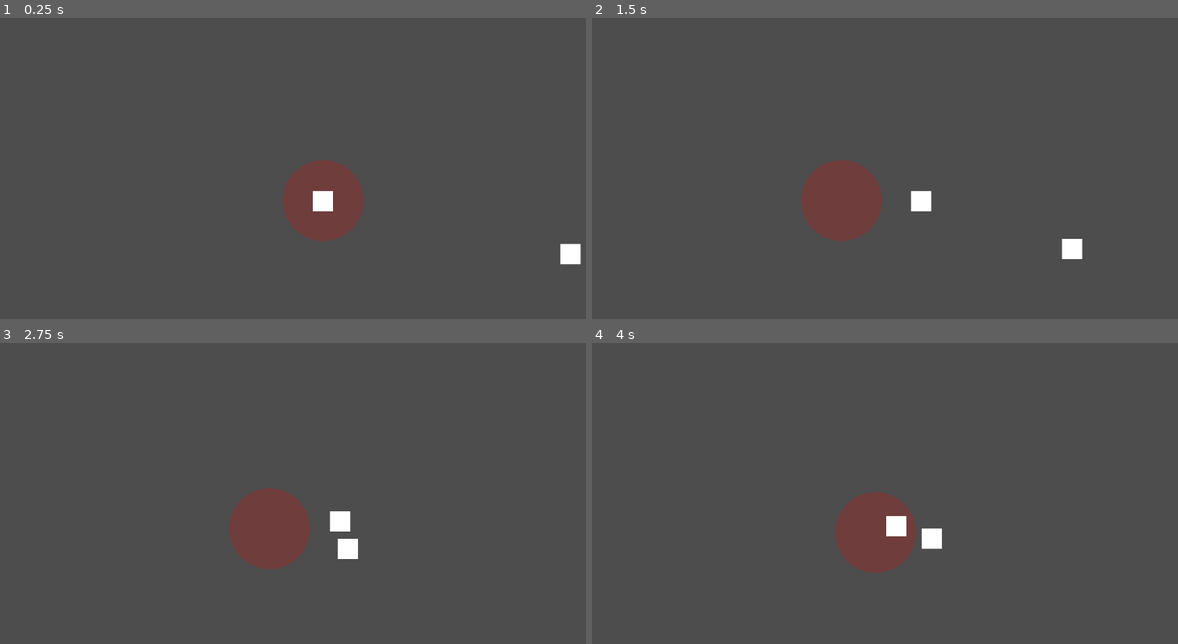
Above: before the commit, frames 1-4 (two rows, left to right).
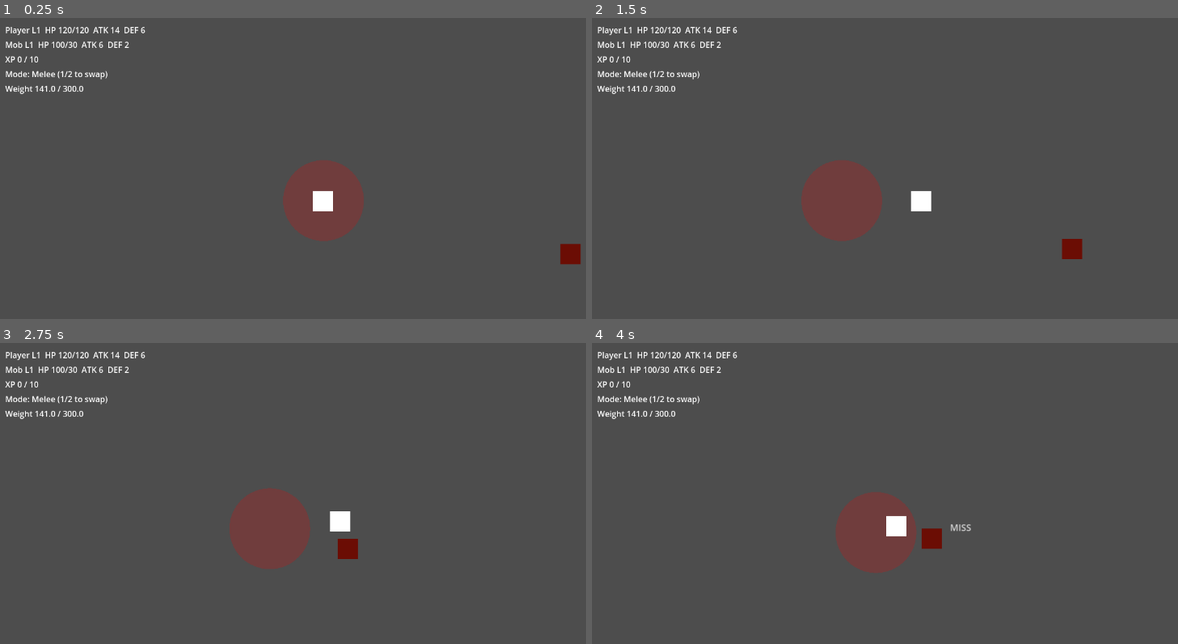
Above: after the commit, the same moments.

Repository: Riot2Code/stat-driven-combat-core
Game: Godot game, scene res://scenes/Main.tscn
Two runs of this game, one before a commit and one after it. Both use one fixed random seed, a clock stepped at 60 frames per second and the inputs below. The engine's default icon, where the game draws it, is replaced by a stand-in: a white triangle on a blue panel in a dark square.
Inputs (mouse positions are in pixels of both pictures, inside the frame that each line leads up to):
- Up to frame 1 (0.25 s): no input
- Up to frame 2 (1.5 s): tap Enter at 0.5 s; move the mouse to (1054, 180) at 0.52 s; hold D (move_right) 0.53-1.25 s; hold Space (attack) 0.53-1.25 s; click (1054, 180) at 0.67 s; drag from (785, 219) to (885, 273) at 1.27 s
- Up to frame 3 (2.75 s): move the mouse to (386, 445) at 2.02 s; hold D (move_right) from 2.03 s (still down); hold 1 (attack_mode_1) from 2.03 s (still down); click (386, 445) at 2.17 s; tap Space (attack) at 2.3 s
- Up to frame 4 (4 s): release D (move_right) at 2.75 s; release 1 (attack_mode_1) at 2.75 s; drag from (885, 598) to (720, 469) at 2.77 s; move the mouse to (1107, 580) at 3.52 s; hold A (move_left) from 3.53 s (still down); hold Q (drop_test) from 3.53 s (still down); click (1107, 580) at 3.67 s; tap Space (attack) at 3.8 s

The runs differ from the first frame. In frame 1, 1.1% of the frame differs, in the area x 0-100%, y 2-82%; in frame 2, 1.1%; in frame 3, 1.1%; in frame 4, 1.1%, in the area x 0-65%, y 2-69%.

Commit message:
More systems
- added Targeting system

- added floating damage numbers

Diff:
--- a/project.godot
+++ b/project.godot
@@ -19,6 +19,10 @@
 
 window/size/viewport_width=1280
 window/size/viewport_height=720
+
+[global_group]
+
+targetable="Highlights the targeted NPC or PC"
 
 [input]
 
--- /dev/null
+++ b/scenes/FloatingText.tscn
@@ -0,0 +1,7 @@
+[gd_scene load_steps=2 format=3]
+
+[ext_resource type="Script" path="res://scripts/ui/floating_text.gd" id="1"]
+
+[node name="FloatingText" type="Label"]
+script = ExtResource("1")
+text = ""
--- /dev/null
+++ b/scenes/HUD.tscn
@@ -0,0 +1,44 @@
+[gd_scene load_steps=2 format=3 uid="uid://brqbx1aol2srb"]
+
+[ext_resource type="Script" uid="uid://b3k0m5i73uudr" path="res://scripts/ui/hud.gd" id="1"]
+
+[node name="HUD" type="CanvasLayer"]
+script = ExtResource("1")
+
+[node name="Margin" type="MarginContainer" parent="."]
+anchors_preset = 15
+anchor_right = 1.0
+anchor_bottom = 1.0
+offset_left = 12.0
+offset_top = 12.0
+offset_right = -12.0
+offset_bottom = -12.0
+
+[node name="VBox" type="VBoxContainer" parent="Margin"]
+layout_mode = 2
+theme_override_constants/separation = 6
+
+[node name="PlayerLabel" type="Label" parent="Margin/VBox"]
+unique_name_in_owner = true
+layout_mode = 2
+text = "Player"
+
+[node name="MobLabel" type="Label" parent="Margin/VBox"]
+unique_name_in_owner = true
+layout_mode = 2
+text = "Mob"
+
+[node name="XpLabel" type="Label" parent="Margin/VBox"]
+unique_name_in_owner = true
+layout_mode = 2
+text = "XP"
+
+[node name="ModeLabel" type="Label" parent="Margin/VBox"]
+unique_name_in_owner = true
+layout_mode = 2
+text = "Mode"
+
+[node name="WeightLabel" type="Label" parent="Margin/VBox"]
+unique_name_in_owner = true
+layout_mode = 2
+text = "Weight"
--- a/scenes/Main.tscn
+++ b/scenes/Main.tscn
@@ -12,6 +12,8 @@
 [ext_resource type="Resource" uid="uid://dwe2va38w17rc" path="res://scripts/combat/resources/ranged.tres" id="6_wp0k4"]
 [ext_resource type="Resource" uid="uid://dmfljggpj5bun" path="res://scripts/combat/resources/mob_stats.tres" id="7_jlsqs"]
 [ext_resource type="Script" uid="uid://dt8k8tk0pn2vj" path="res://scripts/mob_ai.gd" id="7_nxtc6"]
+[ext_resource type="PackedScene" uid="uid://brqbx1aol2srb" path="res://scenes/HUD.tscn" id="8_hud"]
+[ext_resource type="Script" uid="uid://dycc2yschclmw" path="res://scripts/targeting.gd" id="11_mwfav"]
 
 [sub_resource type="CircleShape2D" id="CircleShape2D_vcsgt"]
 radius = 29.0
@@ -21,12 +23,13 @@
 
 [node name="Main" type="Node2D"]
 
-[node name="CombatWorld" type="Node2D" parent="."]
+[node name="CombatWorld" type="Node2D" parent="." groups=["targetable"]]
 position = Vector2(817, 235)
 script = ExtResource("2_jlsqs")
 player_path = NodePath("../Entities/PlayerBody")
 mob_path = NodePath("../Entities/MobBody")
 resolver_path = NodePath("CombatResolver")
+vfx_parent_path = NodePath("../Entities")
 
 [node name="CombatResolver" type="Node" parent="CombatWorld"]
 script = ExtResource("2_resolver")
@@ -57,12 +60,16 @@
 position = Vector2(-2, -1)
 position_smoothing_enabled = true
 
-[node name="MobBody" type="CharacterBody2D" parent="Entities"]
+[node name="Targeting" type="Node" parent="Entities/PlayerBody"]
+script = ExtResource("11_mwfav")
+
+[node name="MobBody" type="CharacterBody2D" parent="Entities" groups=["targetable"]]
 position = Vector2(156, 73)
+input_pickable = true
 script = ExtResource("7_nxtc6")
 stats = ExtResource("7_jlsqs")
 
-[node name="CollisionShape2D" type="CollisionShape2D" parent="Entities/MobBody"]
+[node name="CollisionShape2D" type="CollisionShape2D" parent="Entities/MobBody" groups=["targetable"]]
 position = Vector2(-2, 2)
 shape = SubResource("CircleShape2D_c01mt")
 
@@ -71,3 +78,9 @@
 offset_top = -18.0
 offset_right = 19.0
 offset_bottom = 22.0
+color = Color(0.4203922, 0.052694984, 0.017462365, 1)
+
+[node name="HUD" parent="." instance=ExtResource("8_hud")]
+player_path = NodePath("../Entities/PlayerBody")
+mob_path = NodePath("../Entities/MobBody")
+arena_path = NodePath("../CombatWorld")
--- a/scripts/actor.gd
+++ b/scripts/actor.gd
@@ -11,3 +11,13 @@
 
 func is_dead() -> bool:
 	return stats.is_dead()
+
+func flash_hit(duration: float = 0.08) -> void:
+	# Assumes a child ColorRect named 'ColorRect' (matches current scenes).
+	var rect := get_node_or_null("ColorRect")
+	if rect == null:
+		return
+	var old = rect.modulate
+	rect.modulate = Color(1, 0.35, 0.35, 1)
+	var t := create_tween()
+	t.tween_property(rect, "modulate", old, duration)
--- a/scripts/arena.gd
+++ b/scripts/arena.gd
@@ -1,20 +1,30 @@
+#scripts/arena.gd
 extends Node2D
 
 @export var player_path: NodePath
 @export var mob_path: NodePath
 @export var resolver_path: NodePath
+@export var vfx_parent_path: NodePath
 
 @onready var player: PlayerController = get_node_or_null(player_path)
 @onready var mob: MobAI = get_node_or_null(mob_path)
 @onready var resolver: CombatResolver = get_node_or_null(resolver_path)
+@onready var _vfx_parent: Node = get_node_or_null(vfx_parent_path)
+
+
 
 var xp: int = 0
 var xp_to_next: int = 10
+
+const FloatingTextScene := preload("res://scenes/FloatingText.tscn")
 
 func _ready() -> void:
 	if player == null or mob == null or resolver == null:
 		push_error("Arena wiring is missing. Check NodePaths.")
 		return
+
+	if _vfx_parent == null:
+		_vfx_parent = get_tree().current_scene
 
 	mob.set_target(player)
 	print("Arena ready. Kite and press SPACE to attack.")
@@ -54,6 +64,16 @@
 
 	var result: CombatResult = resolver.resolve_attack(player.stats, mob.stats, profile)
 	print("%s | %s" % [profile.display_name, result.summary()])
+
+	# --- Toy fun layer: immediate feedback ---
+	if result.hit:
+		mob.flash_hit()
+		if result.crit:
+			_spawn_floating_text(mob.global_position + Vector2(0, -24), str(-result.damage), "crit")
+		else:
+			_spawn_floating_text(mob.global_position + Vector2(0, -24), str(-result.damage), "hit")
+	else:
+		_spawn_floating_text(mob.global_position + Vector2(0, -24), "MISS", "miss")
 
 	if mob.is_dead():
 		_on_mob_killed()
@@ -120,3 +140,11 @@
 		profile.range,
 		Color(1, 0, 0, 0.2)
 	)
+
+func _spawn_floating_text(world_pos: Vector2, msg: String, kind: String) -> void:
+	if FloatingTextScene == null:
+		return
+	var ft = FloatingTextScene.instantiate()
+	_vfx_parent.add_child(ft)
+	ft.global_position = world_pos
+	ft.popup(msg, kind)
--- a/scripts/player_controller.gd
+++ b/scripts/player_controller.gd
@@ -3,6 +3,9 @@
 extends Actor
 
 @export var move_speed: float = 220.0
+
+# Targeting system
+@onready var targeting: Targeting = $Targeting
 
 # Weight system
 @export var max_weight: float = 300.0
@@ -17,6 +20,7 @@
 # Attack modes (drag AttackProfile .tres files into this array)
 @export var attacks: Array[AttackProfile] = []
 var attack_index: int = 0
+
 
 func _ready() -> void:
 	super._ready()
@@ -45,6 +49,15 @@
 	if a != null:
 		print("Attack mode:", a.display_name)
 
+func _unhandled_input(event: InputEvent) -> void:
+	if event is InputEventMouseButton and event.button_index == MOUSE_BUTTON_LEFT and event.pressed:
+		#print("CLICK:", get_global_mouse_position())
+		var clicked := _pick_target_at_mouse()
+		if clicked:
+			targeting.set_target(clicked)
+		else:
+			targeting.clear_target()
+
 func _physics_process(_delta: float) -> void:
 	var ratio: float = 0.0
 	if max_weight > 0.0:
@@ -68,3 +81,28 @@
 	if ratio <= 1.0:
 		return 0.65
 	return 0.35
+
+#Helper
+func _pick_target_at_mouse() -> Node:
+	var space := get_world_2d().direct_space_state
+	var pos := get_global_mouse_position()
+
+	var params := PhysicsPointQueryParameters2D.new()
+	params.position = pos
+	params.collide_with_areas = true
+	params.collide_with_bodies = true
+
+	var hits := space.intersect_point(params, 16)
+	#print("HITS:", hits.size())
+
+	for h in hits:
+		var c = h.get("collider")
+		#print("COLLIDER:", c, " groups:", c.get_groups())
+		if c and c.is_in_group("targetable"):
+			# If you clicked a child collider, walk up until the grouped parent
+			var n: Node = c
+			while n and not n.is_in_group("targetable"):
+				n = n.get_parent()
+			return n if n else c
+
+	return null
--- /dev/null
+++ b/scripts/targeting.gd
@@ -0,0 +1,32 @@
+# scripts/targeting.gd
+class_name Targeting
+extends Node
+
+signal target_changed(new_target: Node)
+
+var current_target: Node = null
+func set_target(t: Node) -> void:
+	if t == current_target:
+		print("SET TARGET:", t)
+		return
+
+	_clear_highlight(current_target)
+	current_target = t
+	_apply_highlight(current_target)
+	target_changed.emit(current_target)
+
+func clear_target() -> void:
+	set_target(null)
+
+func _apply_highlight(t: Node) -> void:
+	if t == null:
+		return
+	#simplest "works everywhere" highlight: modulate
+	if t is CanvasItem:
+		(t as CanvasItem).modulate = Color(1.25, 1.25, 1.25, 1.0) # brighter
+
+func _clear_highlight(t: Node) -> void:
+	if t == null:
+		return
+	if t is CanvasItem:
+		(t as CanvasItem).modulate = Color(1, 1, 1, 1)
--- /dev/null
+++ b/scripts/ui/combat_log.gd
@@ -0,0 +1,17 @@
+extends RichTextLabel
+class_name CombatLog
+
+@export var max_lines := 80
+
+func log_line(text: String) -> void:
+	# Add line
+	append_text(text + "\n")
+
+	# Trim old lines (simple + effective)
+	var lines := get_parsed_text().split("\n")
+	if lines.size() > max_lines:
+		var trimmed := "\n".join(lines.slice(lines.size()- max_lines, lines.size()))
+		clear()
+		append_text(trimmed)
+
+	scroll_to_line(get_line_count())
--- /dev/null
+++ b/scripts/ui/floating_text.gd
@@ -0,0 +1,41 @@
+# scripts/ui/floating_text.gd
+class_name FloatingText
+extends Label
+
+@export var rise_px: float = 48.0
+@export var duration: float = 0.65
+@export var spread_px: float = 18.0
+@export var font_size := 18
+
+var _rng := RandomNumberGenerator.new()
+
+func _ready() -> void:
+	_rng.randomize()
+	# Small readability defaults
+	add_theme_font_size_override("font_size", font_size)
+	horizontal_alignment = HORIZONTAL_ALIGNMENT_CENTER
+	vertical_alignment = VERTICAL_ALIGNMENT_CENTER
+	z_index = 50
+
+func popup(msg: String, kind: String = "hit") -> void:
+	text = msg
+
+	# Simple styling by kind (keep it readable, not fancy)
+	match kind:
+		"miss":
+			modulate = Color(0.9, 0.9, 0.9, 1.0)
+		"crit":
+			modulate = Color(1.0, 0.95, 0.35, 1.0)
+		"hit":
+			modulate = Color(1.0, 1.0, 1.0, 1.0)
+		_:
+			modulate = Color(1.0, 1.0, 1.0, 1.0)
+
+	# Randomize a tiny bit so repeated hits don't stack perfectly
+	position += Vector2(_rng.randf_range(-spread_px, spread_px), _rng.randf_range(-spread_px * 0.25, spread_px * 0.25))
+
+	var tween := create_tween()
+	tween.set_parallel(true)
+	tween.tween_property(self, "position", position + Vector2(0, -rise_px), duration).set_trans(Tween.TRANS_SINE).set_ease(Tween.EASE_OUT)
+	tween.tween_property(self, "modulate:a", 0.0, duration).set_trans(Tween.TRANS_SINE).set_ease(Tween.EASE_IN)
+	tween.finished.connect(queue_free)
--- /dev/null
+++ b/scripts/ui/hud.gd
@@ -0,0 +1,64 @@
+# scripts/ui/hud.gd
+extends CanvasLayer
+
+@export var player_path: NodePath
+@export var mob_path: NodePath
+@export var arena_path: NodePath
+
+@onready var combat_log: CombatLog = $Panel/CombatLog
+
+@onready var _player := get_node_or_null(player_path)
+@onready var _mob := get_node_or_null(mob_path)
+@onready var _arena := get_node_or_null(arena_path)
+
+@onready var lbl_player := %PlayerLabel
+@onready var lbl_mob := %MobLabel
+@onready var lbl_xp := %XpLabel
+@onready var lbl_mode := %ModeLabel
+@onready var lbl_weight := %WeightLabel
+
+func _ready() -> void:
+	# If someone duplicates the scene and forgets to wire NodePaths, don't crash.
+	set_process(true)
+
+func _process(_delta: float) -> void:
+	# Lazy re-bind if scene got reloaded
+	if _player == null and player_path != NodePath():
+		_player = get_node_or_null(player_path)
+	if _mob == null and mob_path != NodePath():
+		_mob = get_node_or_null(mob_path)
+	if _arena == null and arena_path != NodePath():
+		_arena = get_node_or_null(arena_path)
+
+	if _player != null and _player.stats != null:
+		lbl_player.text = "Player L%d  HP %d/%d  ATK %d  DEF %d" % [
+			_player.stats.level, _player.stats.hp, _player.stats.max_hp,
+			_player.stats.attack, _player.stats.defense
+		]
+		if "inventory" in _player:
+			var w = _player.inventory.total_weight()
+			var max_w = _player.max_weight
+			lbl_weight.text = "Weight %.1f / %.1f" % [w, max_w]
+	else:
+		lbl_player.text = "Player: (not wired)"
+		lbl_weight.text = ""
+
+	if _mob != null and _mob.stats != null:
+		lbl_mob.text = "Mob L%d  HP %d/%d  ATK %d  DEF %d" % [
+			_mob.stats.level, _mob.stats.hp, _mob.stats.max_hp,
+			_mob.stats.attack, _mob.stats.defense
+		]
+	else:
+		lbl_mob.text = "Mob: (not wired)"
+
+	if _arena != null:
+		if "xp" in _arena and "xp_to_next" in _arena:
+			lbl_xp.text = "XP %d / %d" % [_arena.xp, _arena.xp_to_next]
+	else:
+		lbl_xp.text = ""
+
+	if _player != null and "get_attack" in _player:
+		var a = _player.get_attack()
+		lbl_mode.text = "Mode: %s (1/2 to swap)" % (a.display_name if a != null else "None")
+	else:
+		lbl_mode.text = ""
Not shown: 1 places in scenes/Main.tscn that only renumber resources
Not shown, added: scripts/targeting.gd.uid
Not shown, added: scripts/ui/combat_log.gd.uid
Not shown, added: scripts/ui/floating_text.gd.uid
Not shown, added: scripts/ui/hud.gd.uid
Not shown, added: scripts/arena.zip
